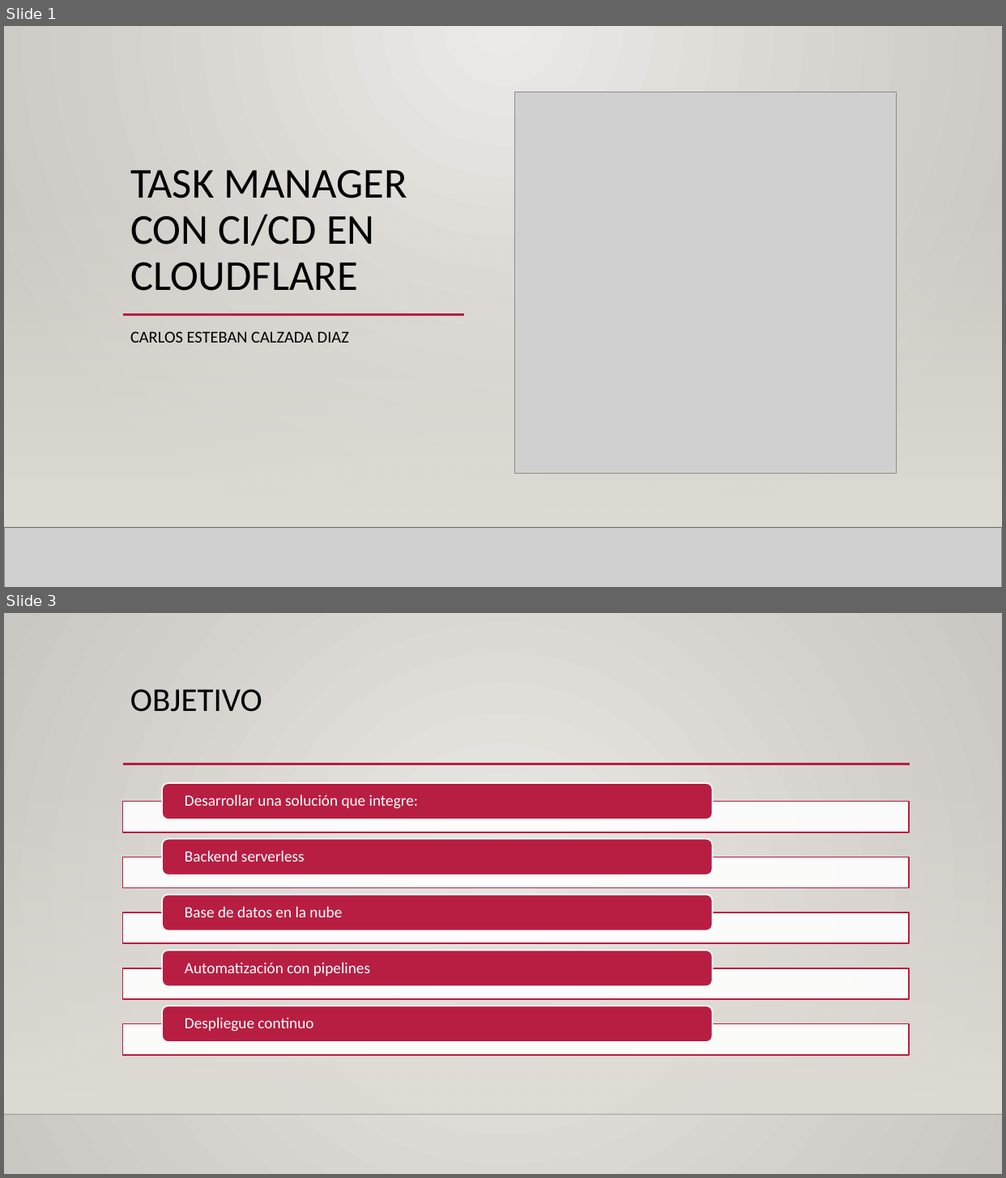
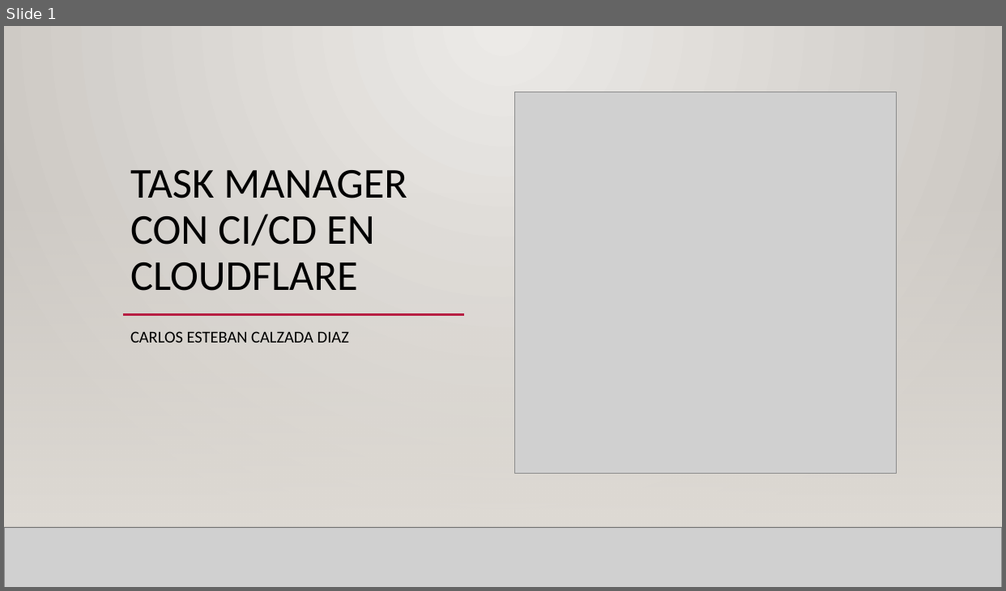
Before and after one commit to ccalzada081/task-manager-cloudflare, a slide deck: Presentacion final.pptx. Shown one above the other, each under a label of ours: slides 1 and 3 before the commit, slide 1 after it; the slides between them are not shown. The pictures are 1006x1178 and 1006x591 pixels, drawn with LibreOffice and Linux fonts; fonts in the diff are those of the drawing; grey boxes stand for pictures; background and template pictures are left out. Boxes give left, top, right and bottom in pixels: in the first picture for what was removed or moved away, otherwise in the second. Text is boxed around its words. In the diff, an @@ line names an element or a change of style, - is before the commit and + after.

```diff
--- a/Presentacion final.pptx
+++ b/Presentacion final.pptx
@@ slide 3 removed at [4, 613, 1002, 1174], background gradient #ECEAE7 to #CAC7C1; not listed: 2 template elements that a slide beside it also shows @@
@@ title removed at [130, 689, 262, 712] @@
-OBJETIVO
@@ line removed from (123, 764) to (910, 764) @@
@@ group removed at [123, 784, 909, 1054]: 5 rectangles, 5 rounded rectangles, 5 texts @@
-Desarrollar una solución que integre:
-Backend serverless
-Base de datos en la nube
-Automatización con pipelines
-Despliegue continuo
```
Also in this commit, not shown: 13 slides added, 12 other slides removed, 1 other file.
